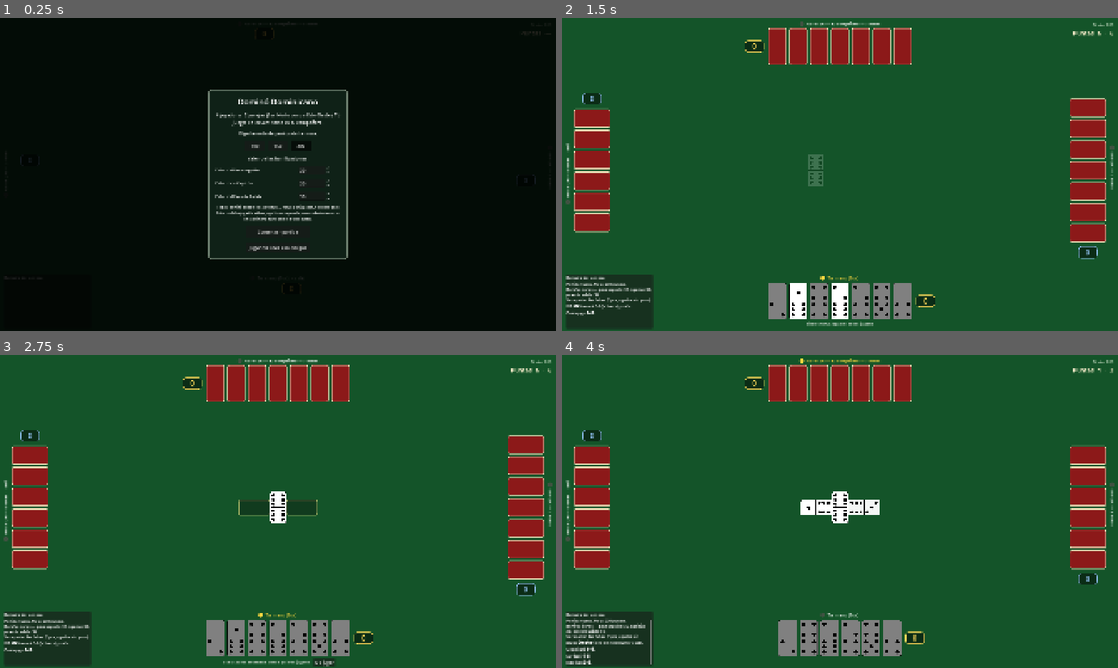
Above: before the commit, frames 1-4 (two rows, left to right).
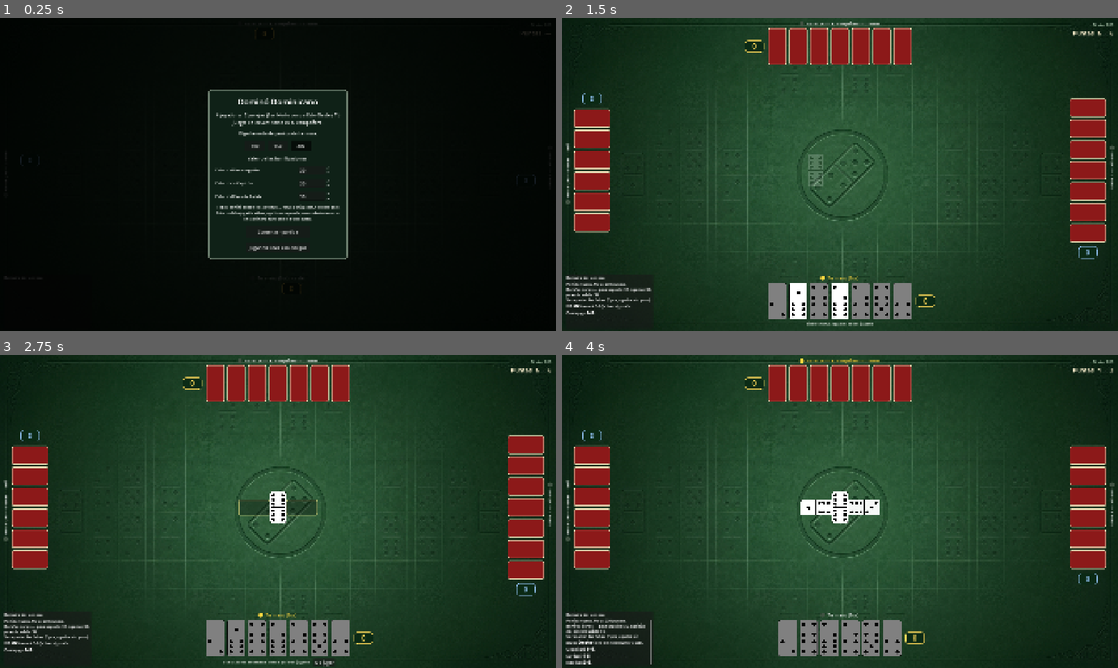
Above: after the commit, the same moments.

Repository: sact1909/domino-game
Game: Godot game, scene res://scenes/Boot.tscn
Two runs of this game, one before a commit and one after it. Both use one fixed random seed, a clock stepped at 60 frames per second and the inputs below.
Inputs (mouse positions are in pixels of both pictures, inside the frame that each line leads up to):
- Up to frame 1 (0.25 s): no input
- Up to frame 2 (1.5 s): click "Comenzar partida" at 0.5 s; tap Enter at 1.25 s
- Up to frame 3 (2.75 s): click (233, 636) at 2.02 s
- Up to frame 4 (4 s): click (817, 508) at 2.77 s; tap Space at 3.5 s

The runs differ from the first frame. In frame 2, 51% of the frame differs, in the area x 0-100%, y 0-100%; in frame 3, 50%; in frame 4, 51%.

Commit message:
added background

Diff:
--- a/scripts/Main.gd
+++ b/scripts/Main.gd
@@ -106,6 +106,12 @@
 ## Hasta dónde puede llegar la hilera a cada lado antes de doblar, en unidades naturales.
 ## La ficha inicial está clavada en el centro, así que a cada lado le toca media mesa.
 const BOARD_REACH_X := (BOARD_SIZE.x / 2.0) / BOARD_TILE_SCALE
+
+## El paño de la mesa. Va debajo de todo y no le quita sitio a nada: las zonas donde hay
+## texto directamente sobre el fondo —los nombres, la meta, las puntas— piden fondo
+## oscuro y liso, y esta imagen las respeta, que para eso se dibujó con el plano de
+## docs/tablero_guia.png.
+const TABLE_BACKGROUND := "res://assets/mesa_fondo.jpg"
 
 const LOBBY_SCENE := "res://scenes/Lobby.tscn"
 
@@ -296,13 +302,31 @@
 	return LocalTransport.new(_resolve_local_seat())
 
 
+## El paño de la mesa: la imagen de fondo, y el verde liso debajo.
+##
+## El color no es adorno: si algún día la imagen falta o no se puede cargar, la mesa se ve
+## verde en vez de negra y todo lo que va encima se sigue leyendo. Cuesta cuatro líneas y
+## evita que un archivo perdido arruine la pantalla entera.
+##
+## La imagen se recorta antes que deformarse. La que hay mide 1376x768, que no es
+## exactamente 16:9: estirarla a 1920x1080 le metería un 1% de deformación en vertical, y
+## en un paño con retícula y adornos eso se nota antes que perder siete píxeles por lado.
 func _build_background() -> void:
-	var bg := ColorRect.new()
-	bg.color = Color(0.08, 0.33, 0.16)
-	bg.position = Vector2.ZERO
-	bg.size = SCREEN_SIZE
-	bg.mouse_filter = Control.MOUSE_FILTER_IGNORE
-	add_child(bg)
+	var felt := ColorRect.new()
+	felt.color = Color(0.08, 0.33, 0.16)
+	felt.position = Vector2.ZERO
+	felt.size = SCREEN_SIZE
+	felt.mouse_filter = Control.MOUSE_FILTER_IGNORE
+	add_child(felt)
+
+	var cloth := TextureRect.new()
+	cloth.texture = load(TABLE_BACKGROUND)
+	cloth.position = Vector2.ZERO
+	cloth.size = SCREEN_SIZE
+	cloth.expand_mode = TextureRect.EXPAND_IGNORE_SIZE
+	cloth.stretch_mode = TextureRect.STRETCH_KEEP_ASPECT_COVERED
+	cloth.mouse_filter = Control.MOUSE_FILTER_IGNORE
+	add_child(cloth)
 
 
 ## Meta y puntas abiertas, en la esquina de arriba a la derecha.
Binary file added: assets/mesa_fondo.jpg
Not shown, added: assets/mesa_fondo.jpg.import
